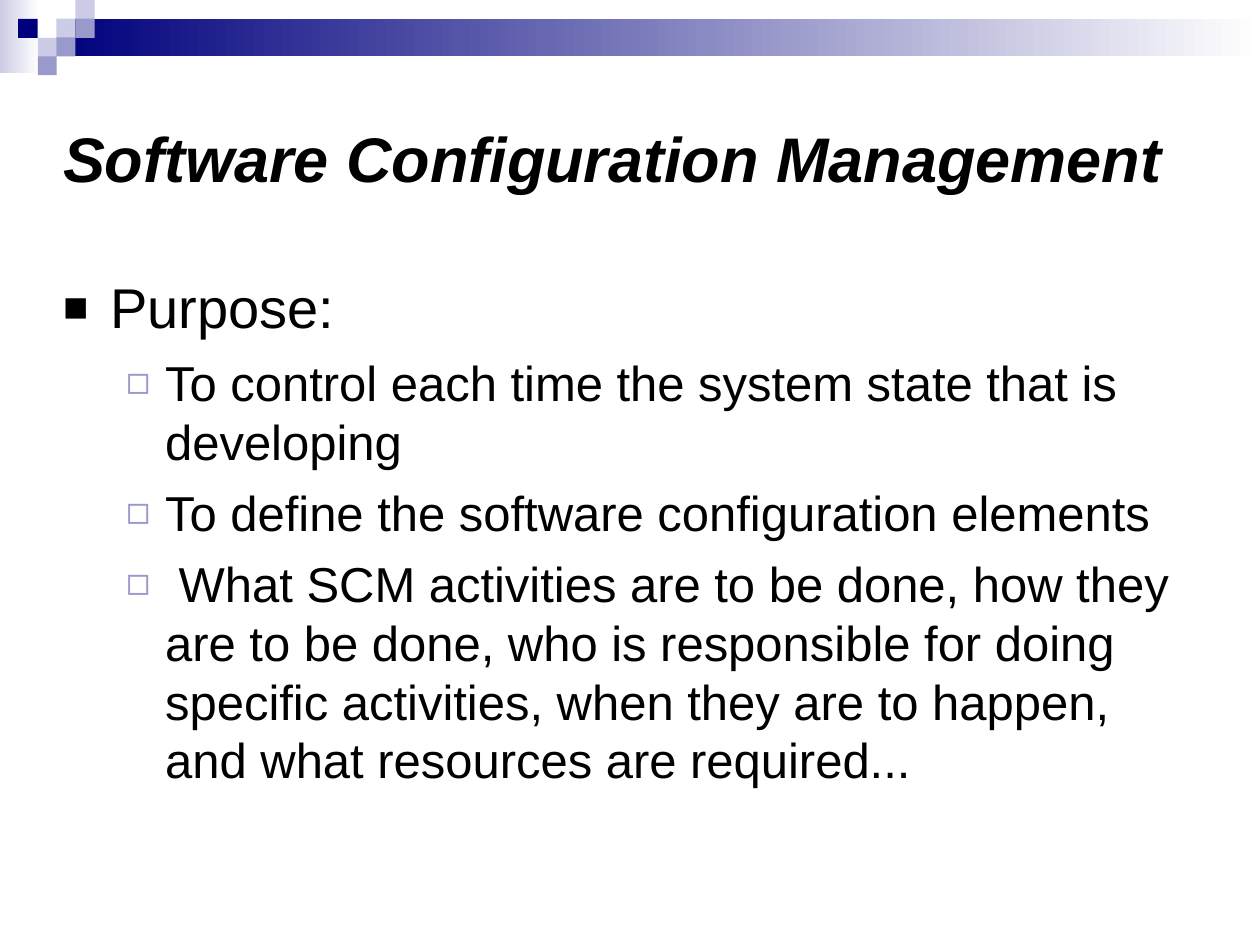
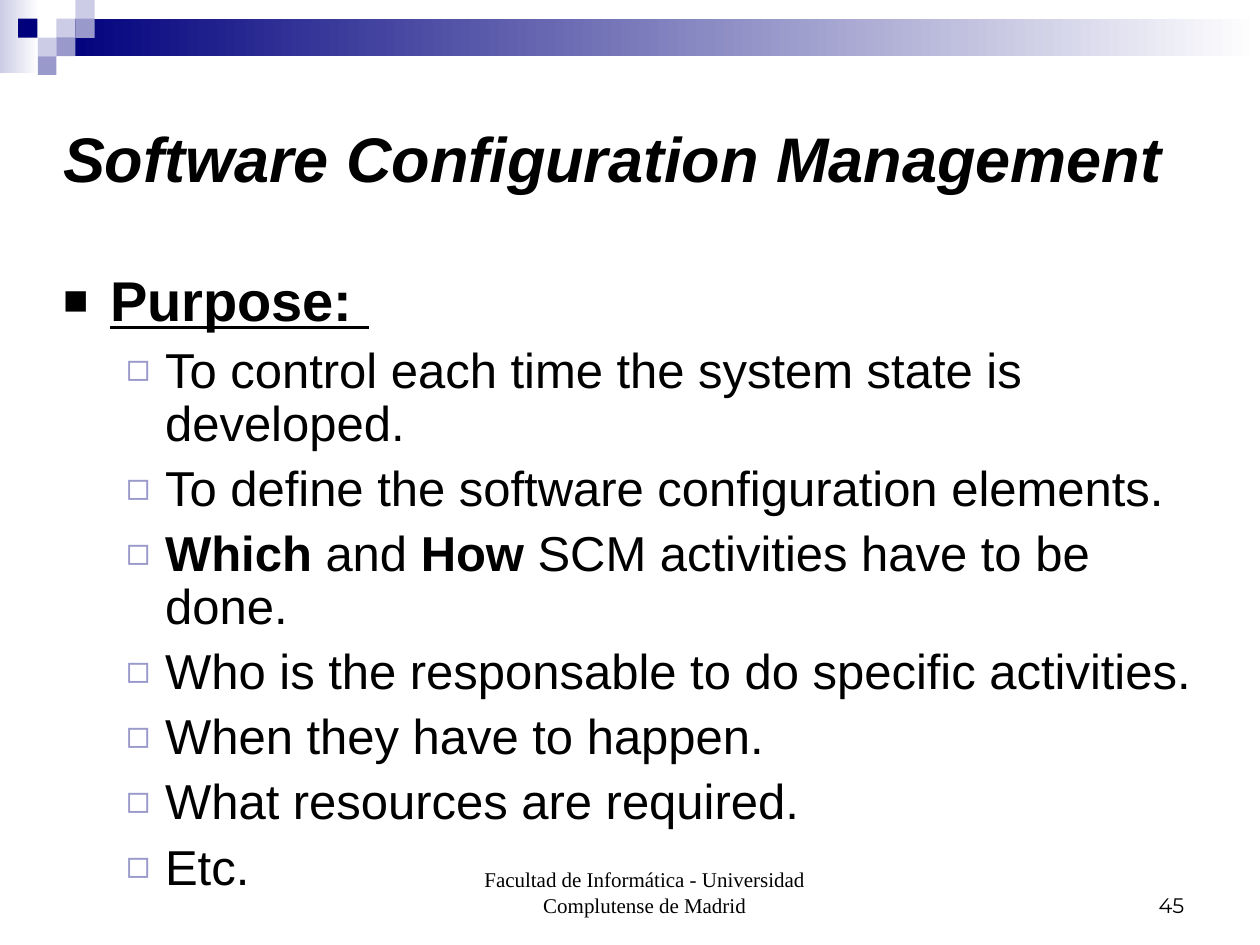
Before and after one commit to munsuri/egorilla, a slide deck: slide 45 of doc/PresentacionIS.ppt (slide 3 before the commit). Drawn at 1260x945 pixels with LibreOffice and Linux fonts; fonts in the diff are those of the drawing. Boxes give left, top, right and bottom in pixels: in the first picture for what was removed or moved away, otherwise in the second. Text is boxed around its words. In the diff, an @@ line names an element or a change of style, - is before the commit and + after.

```diff
--- a/doc/PresentacionIS.ppt
+++ b/doc/PresentacionIS.ppt
@@ text at <box>110,282,353,332</box>: bold on, underline on in "Purpose:"; line spacing 1 to 0.9 @@
@@ text at <box>165,352,1190,886</box>: text changed @@
-  ◻ To control each time the system state that is developing
-  ◻ To define the software configuration elements
-  ◻ What SCM activities are to be done, how they are to be done, who is responsible for doing specific activities, when they are to happen, and what resources are required...
+  ◻ To control each time the system state is developed.
+  ◻ To define the software configuration elements.
+  ◻ Which and How SCM activities have to be done.
+  ◻ Who is the responsable to do specific activities.
+  ◻ When they have to happen.
+  ◻ What resources are required.
+  ◻ Etc.
@@ text added at <box>484,872,804,917</box>, 12 pt, text #000000 @@
+Facultad de Informática - Universidad Complutense de Madrid
@@ page number added at <box>1159,898,1185,913</box>, 12 pt, text #000000 @@
+45
```
Also in this commit, not shown: 47 other slides changed, 4 slides added, 9 slides removed.
